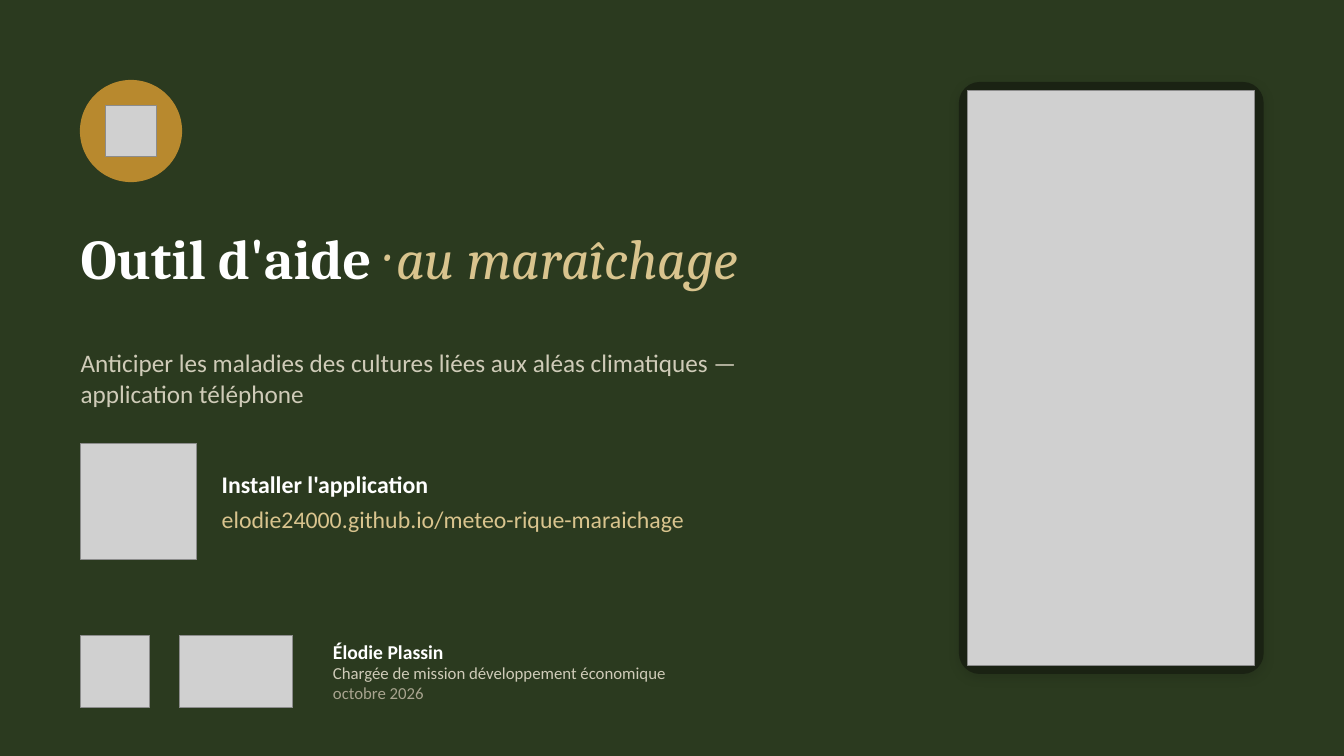
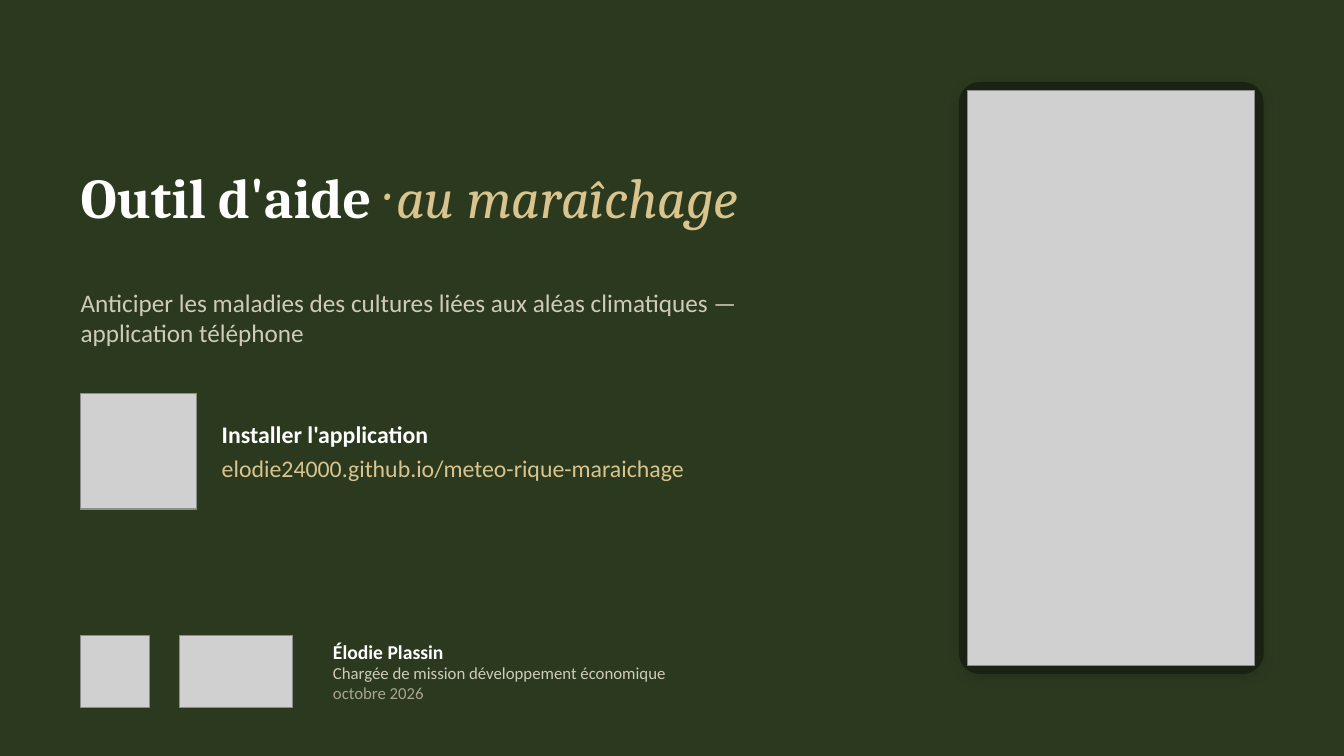
Before and after one commit to elodie24000/meteo-rique-maraichage, a slide deck: slide 1 of presentation/Presentation_outil_maraichage.pptx. Drawn at 1344x756 pixels with LibreOffice and Linux fonts; fonts in the diff are those of the drawing; grey boxes stand for pictures. Boxes give left, top, right and bottom in pixels: in the first picture for what was removed or moved away, otherwise in the second. Text is boxed around its words. In the diff, an @@ line names an element or a change of style, - is before the commit and + after.

```diff
--- a/presentation/Presentation_outil_maraichage.pptx
+++ b/presentation/Presentation_outil_maraichage.pptx
@@ ellipse removed at box(81, 81, 181, 181) @@
@@ picture removed at box(106, 106, 156, 156) @@
@@ text "Outil d'aide · au maraîchage": place and size @@
-text "Outil d'aide · au maraîchage" at box(81, 239, 738, 292)
+text "Outil d'aide · au maraîchage" at box(81, 178, 738, 231)
@@ text "Anticiper les maladies des cultures ...": place and size @@
-text "Anticiper les maladies des cultures ..." at box(81, 354, 708, 407)
+text "Anticiper les maladies des cultures ..." at box(81, 294, 708, 346)
@@ picture: place and size @@
-picture at box(81, 444, 197, 560)
+picture at box(81, 393, 197, 509)
@@ text "Installer l'application": place and size @@
-text "Installer l'application" at box(222, 476, 684, 532)
+text "Installer l'application" at box(222, 426, 684, 481)
```
Also in this commit, not shown: 1 other slide changed.
